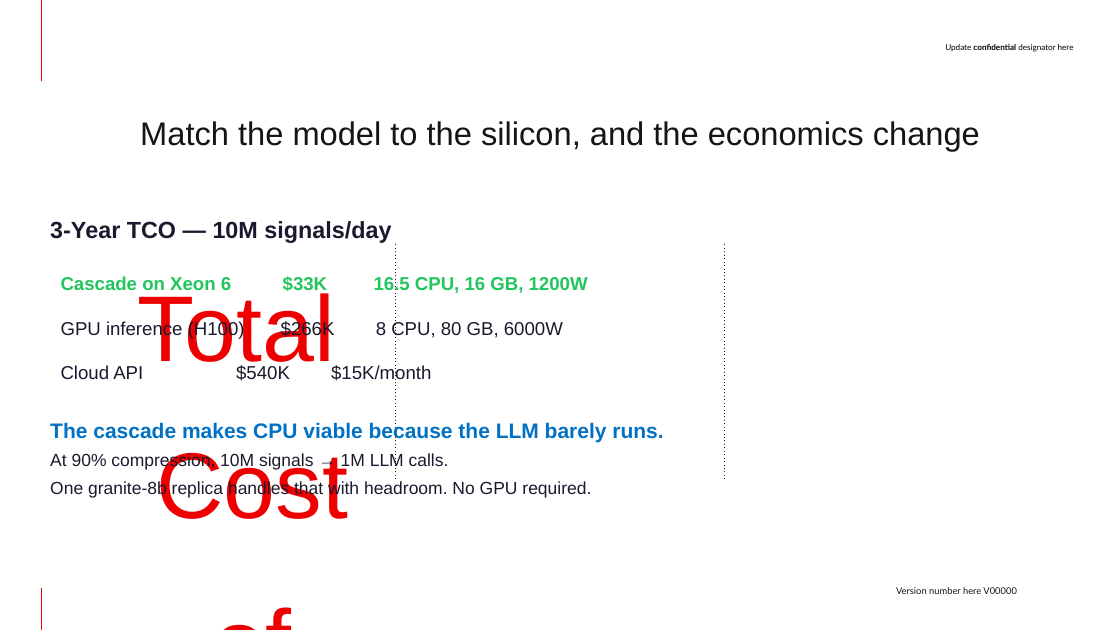
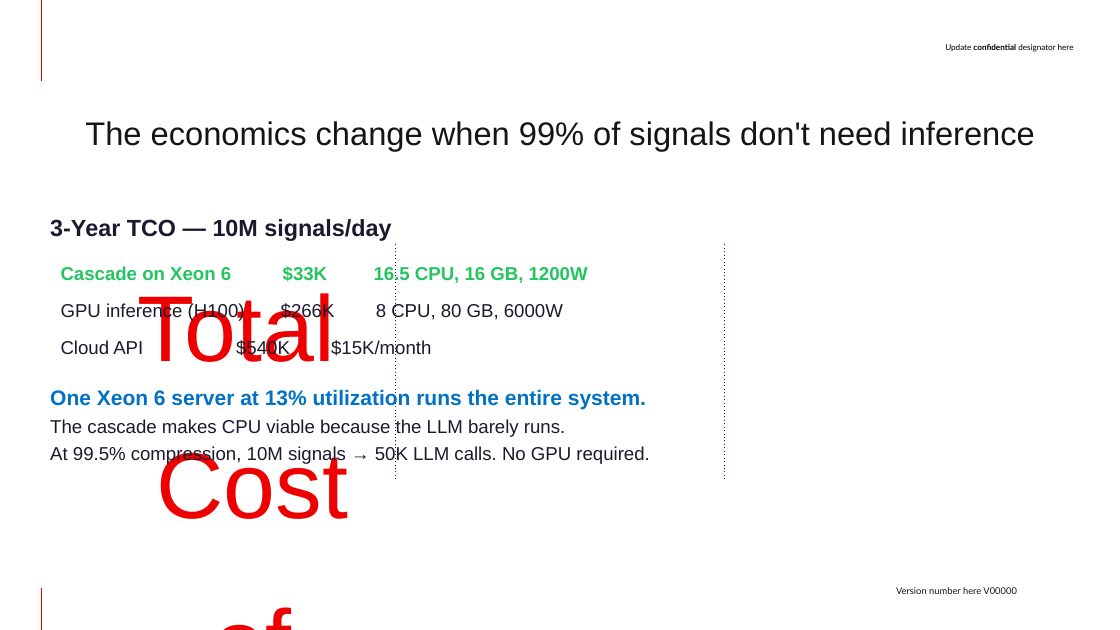
Before and after one commit to jkershawrh/cascade-compression, a slide deck: slide 7 of docs/Cascade-Compression-Whitepaper-Deck.pptx. Drawn at 1120x630 pixels with LibreOffice and Linux fonts; fonts in the diff are those of the drawing; background and template pictures are left out. Boxes give left, top, right and bottom in pixels: in the first picture for what was removed or moved away, otherwise in the second. Text is boxed around its words. In the diff, an @@ line names an element or a change of style, - is before the commit and + after.

```diff
--- a/docs/Cascade-Compression-Whitepaper-Deck.pptx
+++ b/docs/Cascade-Compression-Whitepaper-Deck.pptx
@@ title at [85,121,1035,151]: text changed @@
-Match the model to the silicon, and the economics change
+The economics change when 99% of signals don't need inference
@@ text at [50,219,588,437]: size 18 to 16 pt, text colour #0071C5 to #1A1A2E, bold off in "The cascade makes CPU viable because the ..."; less space between paragraphs @@
@@ text at [50,389,646,410]: paragraph added @@
+One Xeon 6 server at 13% utilization runs the entire system.
@@ text at [50,446,649,464]: text changed; size 15 to 16 pt @@
-At 90% compression, 10M signals → 1M LLM calls.
-One granite-8b replica handles that with headroom. No GPU required.
+At 99.5% compression, 10M signals → 50K LLM calls. No GPU required.
```
Also in this commit, not shown: 9 other slides changed, 1 other file.
